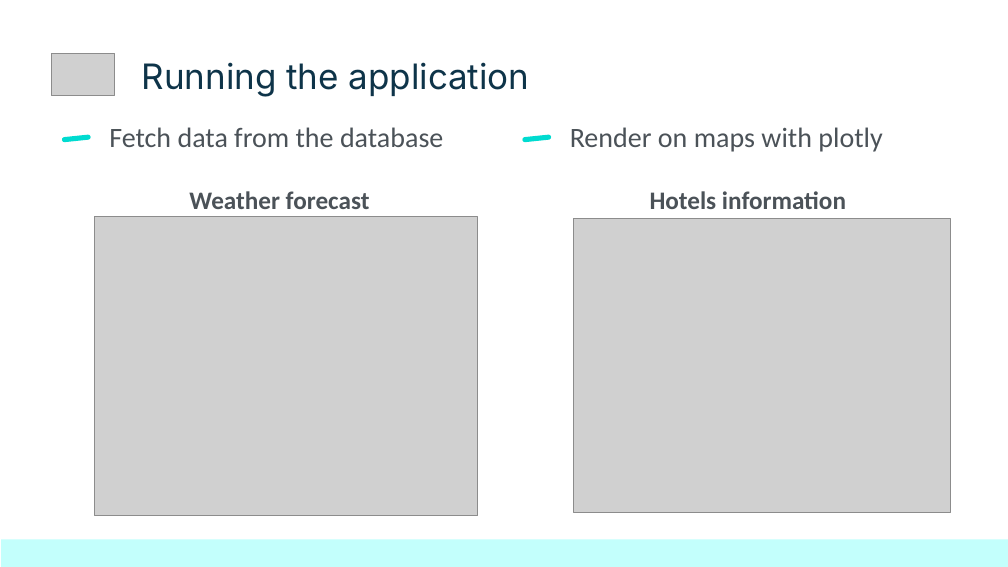
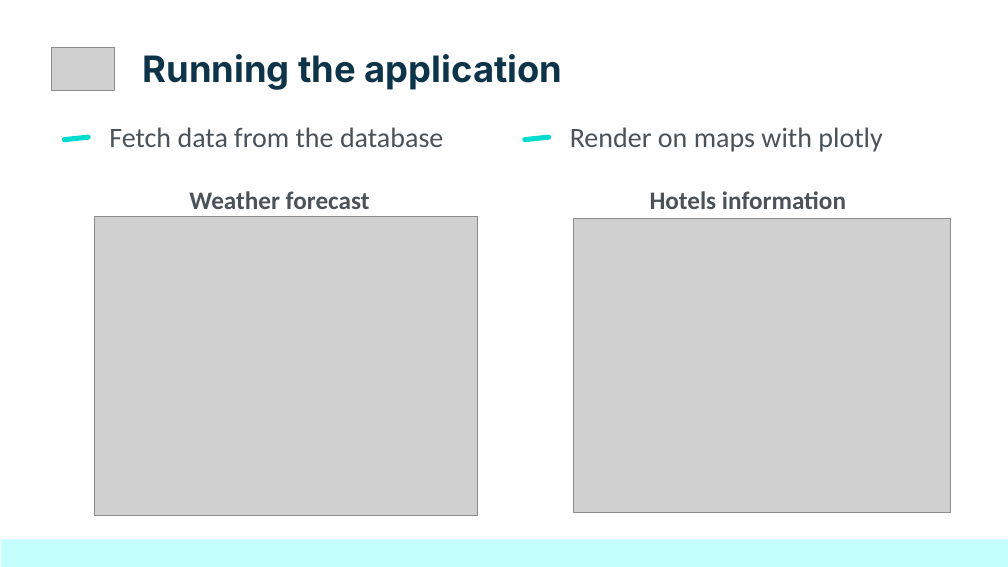
Before and after one commit to netesf13d/jedha-projects, a slide deck: slide 6 of 1-01-Plan_your_trip_with_Kayak/presentation/Presentation - 1-01 - Plan your trip with Kayak.odp. Drawn at 1008x567 pixels with LibreOffice and Linux fonts; fonts in the diff are those of the drawing; grey boxes stand for pictures. Boxes give left, top, right and bottom in pixels: in the first picture for what was removed or moved away, otherwise in the second. Text is boxed around its words. In the diff, an @@ line names an element or a change of style, - is before the commit and + after.

```diff
--- a/1-01-Plan_your_trip_with_Kayak/presentation/Presentation - 1-01 - Plan your trip with Kayak.odp
+++ b/1-01-Plan_your_trip_with_Kayak/presentation/Presentation - 1-01 - Plan your trip with Kayak.odp
@@ picture: place and size @@
-picture at bbox=[51, 53, 115, 96]
+picture at bbox=[51, 47, 115, 90]
@@ title "Running the application": place and size @@
-title "Running the application" at bbox=[142, 62, 530, 97]
+title "Running the application" at bbox=[143, 54, 563, 90]
@@ title "Running the application" at bbox=[143, 54, 563, 90]: size 25 to 26 pt, bold on @@
```
Also in this commit, not shown: 4 other slides changed, 34 other files.
